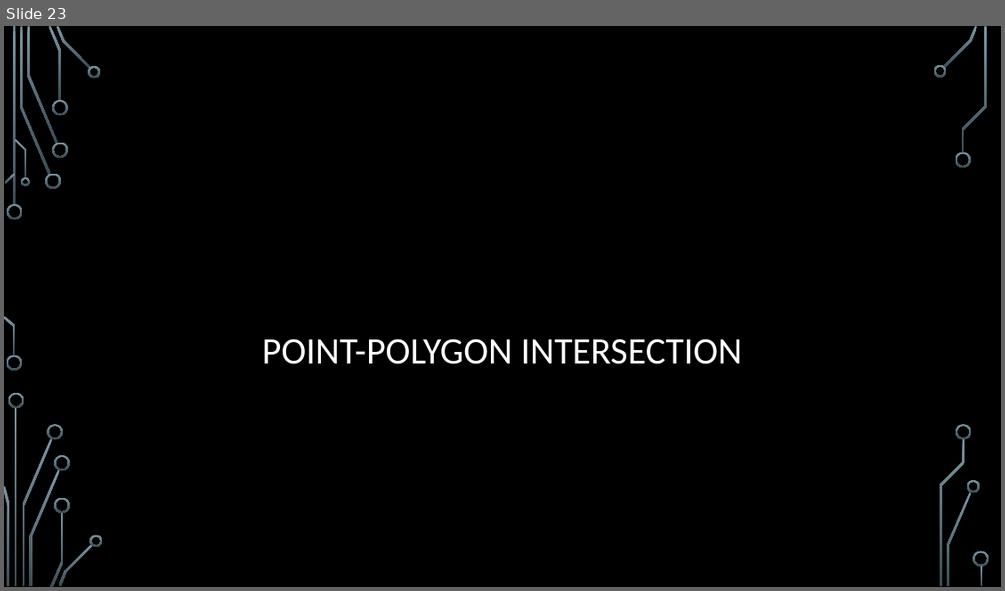
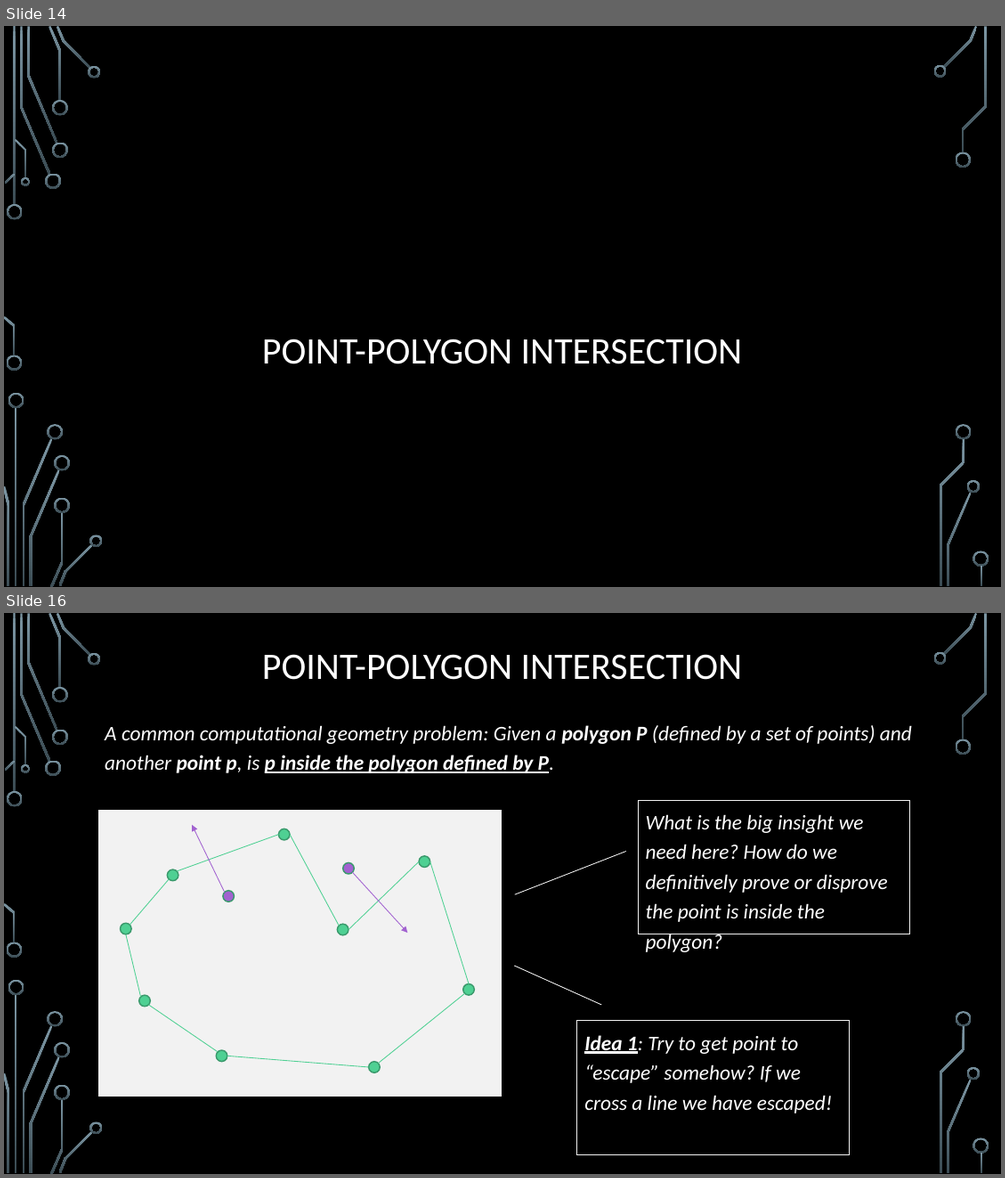
Before and after one commit to janiceeguo/advAlgo, a slide deck: slides/ComputationalGeom-part1-Intersections.pptx. Shown one above the other, each under a label of ours: slide 23 before the commit, slides 14 and 16 after it; the slides between them are not shown. The pictures are 1005x591 and 1005x1178 pixels, drawn with LibreOffice and Linux fonts; fonts in the diff are those of the drawing; background and template pictures are left out. Boxes give left, top, right and bottom in pixels: in the first picture for what was removed or moved away, otherwise in the second. Text is boxed around its words. In the diff, an @@ line names an element or a change of style, - is before the commit and + after.

```diff
--- a/slides/ComputationalGeom-part1-Intersections.pptx
+++ b/slides/ComputationalGeom-part1-Intersections.pptx
@@ slide 16 added at [4,613,1001,1174], background picture (left out); not listed: 36 template elements that a slide beside it also shows @@
@@ title added at [262,654,743,680], 36 pt, text #FFFFFF @@
+POINT-POLYGON INTERSECTION
@@ text added at [105,725,912,773], 20 pt, text #FFFFFF, italic @@
+A common computational geometry problem: Given a polygon P (defined by a set of points) and another point p, is p inside the polygon defined by P.
@@ rectangle added at [97,809,502,1097], fill #F2F2F2, outline #000000 1.25 pt @@
@@ arrow added from (225, 892) to (192, 825), #A262D0 0.75 pt @@
@@ rectangle added at [638,800,909,934], outline #F2F2F2 0.75 pt, 20 pt, text #FFFFFF, italic @@
+What is the big insight we need here? How do we definitively prove or disprove the point is inside the polygon?
@@ line added from (278, 835) to (177, 871), #4FD093 0.75 pt @@
@@ ellipse added at [278,829,290,840], fill #4FD093, outline #3A9A6D 1.25 pt @@
@@ line added from (290, 835) to (339, 925), #4FD093 0.75 pt @@
@@ line added from (515, 894) to (626, 851), #F2F2F2 0.75 pt @@
@@ line added from (129, 925) to (169, 879), #4FD093 0.75 pt @@
@@ ellipse added at [167,869,178,881], fill #4FD093, outline #3A9A6D 1.25 pt @@
@@ ellipse added at [343,863,354,874], fill #A262D0, outline #3A9A6D 1.25 pt @@
@@ line added from (419, 861) to (348, 929), #4FD093 0.75 pt @@
@@ arrow added from (353, 873) to (408, 933), #A262D0 0.75 pt @@
@@ ellipse added at [419,856,430,868], fill #4FD093, outline #3A9A6D 1.25 pt @@
@@ line added from (430, 861) to (469, 984), #4FD093 0.75 pt @@
@@ ellipse added at [223,891,235,901], fill #A262D0, outline #3A9A6D 1.25 pt @@
@@ ellipse added at [120,924,131,934], fill #4FD093, outline #3A9A6D 1.25 pt @@
@@ ellipse added at [338,925,348,935], fill #4FD093, outline #3A9A6D 1.25 pt @@
@@ line added from (126, 934) to (141, 997), #4FD093 0.75 pt @@
@@ ellipse added at [463,984,474,995], fill #4FD093, outline #3A9A6D 1.25 pt @@
@@ line added from (514, 965) to (601, 1005), #F2F2F2 0.75 pt @@
@@ ellipse added at [139,995,151,1006], fill #4FD093, outline #3A9A6D 1.25 pt @@
@@ line added from (218, 1052) to (148, 1005), #4FD093 0.75 pt @@
@@ line added from (465, 994) to (379, 1063), #4FD093 0.75 pt @@
@@ rectangle added at [577,1021,849,1155], outline #F2F2F2 0.75 pt, 20 pt, text #FFFFFF, italic @@
+Idea 1: Try to get point to “escape” somehow? If we cross a line we have escaped!
@@ ellipse added at [217,1051,227,1062], fill #4FD093, outline #3A9A6D 1.25 pt @@
@@ line added from (227, 1055) to (369, 1067), #4FD093 0.75 pt @@
@@ ellipse added at [369,1062,380,1073], fill #4FD093, outline #3A9A6D 1.25 pt @@
@@ what was slide 23 is now slide 14 @@
```
Also in this commit, not shown: 1 slide changed, 10 other slides added, 2 other files.
